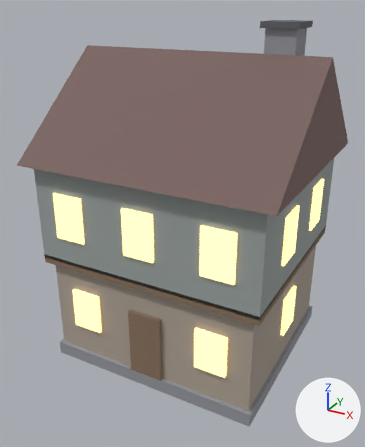
The glTF model web/assets/meshes/house_a.glb as it was, and as the next commit left it.
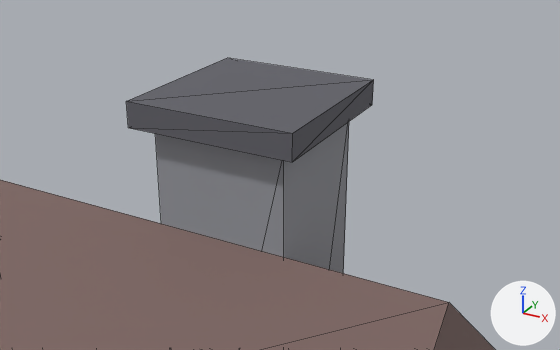
Old and new are each drawn whole from a 50 mm lens placed at (6.49, -12.51, 10.19), pointed at (-0.15, -0.44, 4.15) and again close up from a 50 mm lens placed at (4.42, -3.16, 11.05), pointed at (2.48, 0.36, 9.29). Every picture has the same lights, and +X, +Y and +Z are marked at lower right. The last two pictures show the newer version. The close-ups show mesh edges as thin lines. Vertices at exactly the same position are counted once.

Objects in the first close-up: 'house_a'.
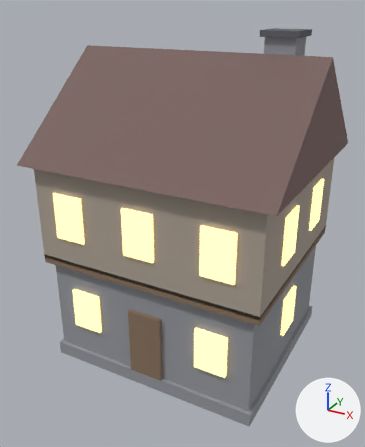
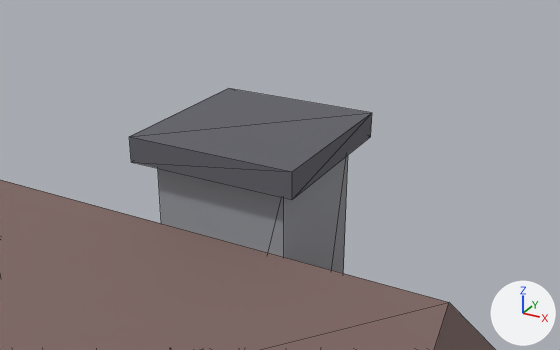
What differs and where, as boxes [x1, y1, x2, y2] in the close-ups (560 x 350 px; the box of a moved part takes in the faces that stretch with it):
'house_a', reshaped
    before: [0, 58, 495, 350]
    after: [0, 88, 495, 350]
part 1 of me_house_a, moved or reshaped (not visible afterwards)
    before: [155, 122, 349, 273]
part 2 of me_house_a, moved or reshaped (not visible before)
    after: [158, 155, 348, 273]
part 3 of me_house_a, moved or reshaped
    before: [126, 58, 374, 162]
    after: [129, 88, 372, 200]
part 4 of me_house_a, recoloured
    after: [158, 155, 348, 225]

What changed in the scene script:
```text
Change me_house_a:
    used by ob_house_a; location = (0.0, 0.0, 0.0)
    remove me_house_a.from_pydata(...)  # 190 vertices, 284 faces; spans x -3.6..3.6, y -3.3..3.3, z 0.0..9.75
    add me_house_a.from_pydata(...)  # 190 vertices, 284 faces; spans x -3.6..3.6, y -3.3..3.3, z 0.0..9.55
    me_house_a part 1: the loose piece of 8 vertices spanning x 1.9..2.7, y 0.0..0.8, z 6.0..9.6 is scaled about its middle by (7.75, 7, 0.833), then moved by (-2.3, -0.4, -5.9)
    me_house_a part 2: the loose piece of 8 vertices spanning x -3.1..3.1, y -2.8..2.8, z 0.4..3.4 is scaled about its middle by (0.129, 0.143, 1.13), then moved by (2.3, 0.4, 5.8)
    me_house_a part 3: the loose piece of 8 vertices spanning x 1.8..2.8, y -0.1..0.9, z 9.6..9.75 is moved by (0.0, 0.0, -0.2)
    me_house_a part 4: all 12 faces that had it switch from mat_mat_wall_a (grey #ada295) to mat_mat_stone (grey #95979e)
    remove me_house_a.materials.append(mat_mat_wall_b)  # grey #9ba4a2
```
